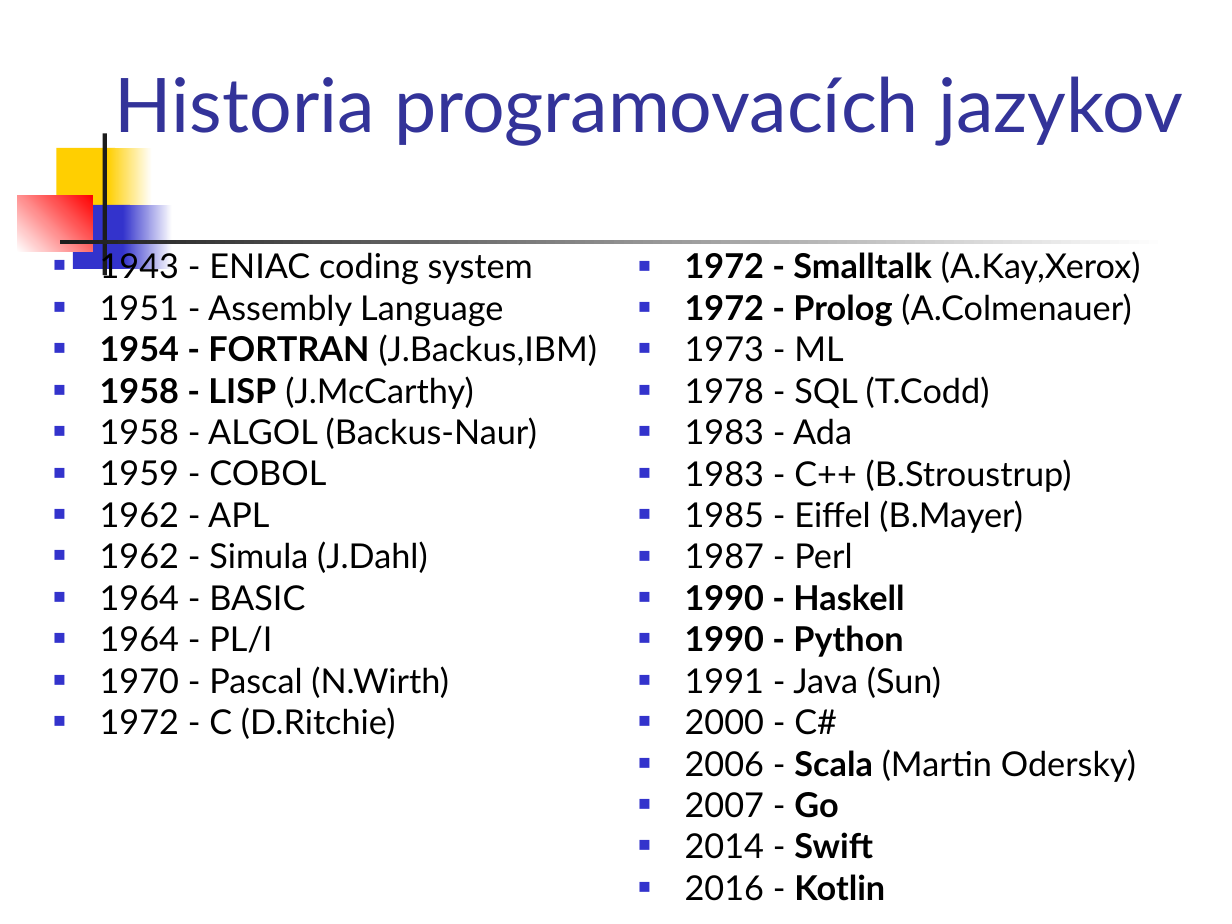
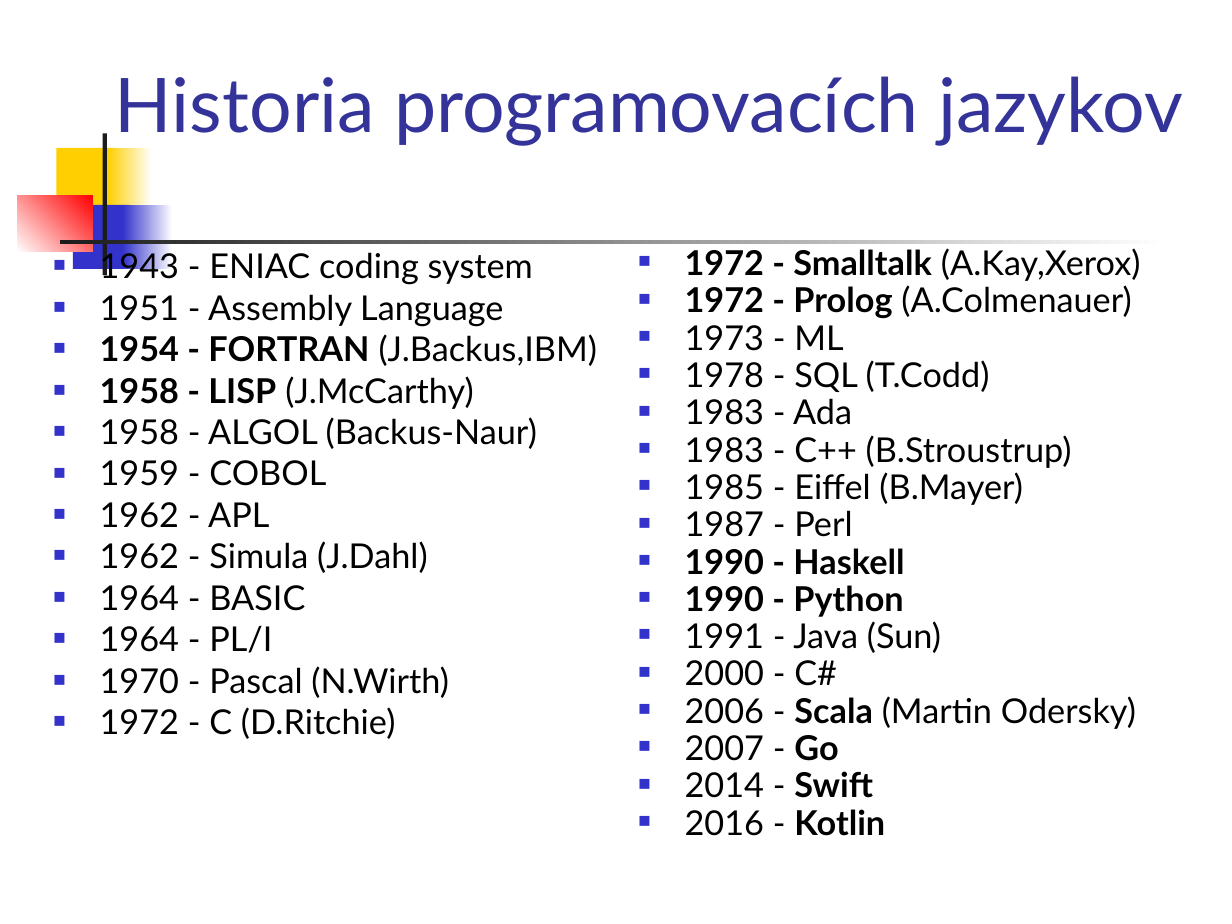
Before and after one commit to paradigmy/Prednasky, a slide deck: slide 20 of 01/uvod.ppt. Drawn at 1232x924 pixels with LibreOffice and Linux fonts; fonts in the diff are those of the drawing. Boxes give left, top, right and bottom in pixels: in the first picture for what was removed or moved away, otherwise in the second. Text is boxed around its words. In the diff, an @@ line names an element or a change of style, - is before the commit and + after.

```diff
--- a/01/uvod.ppt
+++ b/01/uvod.ppt
@@ text "1972 - Smalltalk (A.Kay,Xerox)" at box(685, 248, 1141, 836): line spacing 0.8 to 0.7 @@
```
Also in this commit, not shown: 3 other slides changed, 1 other file.
